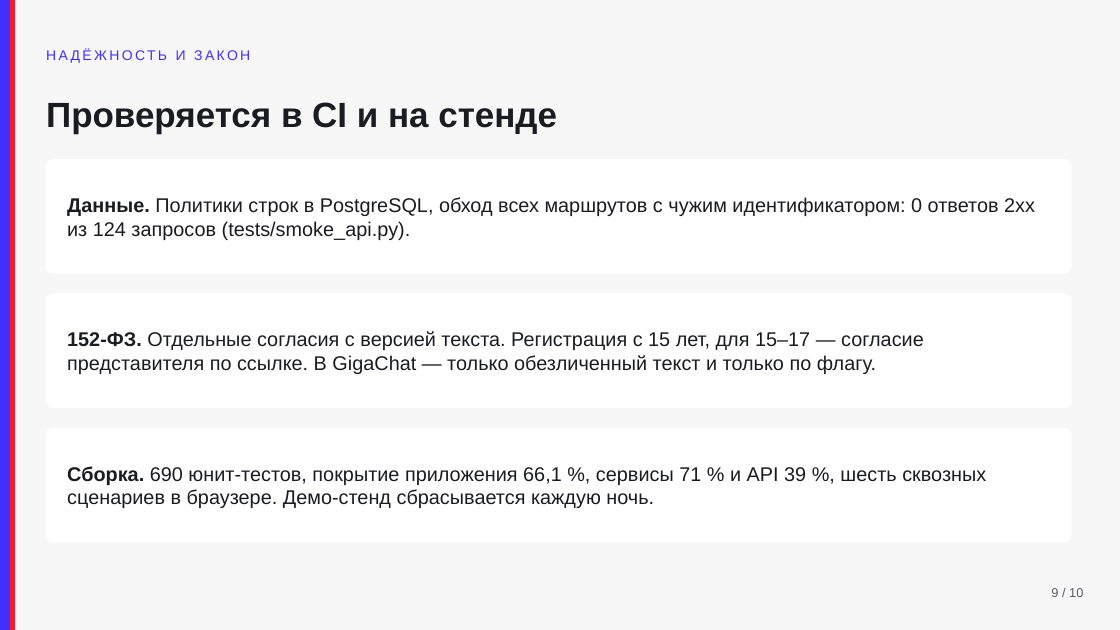
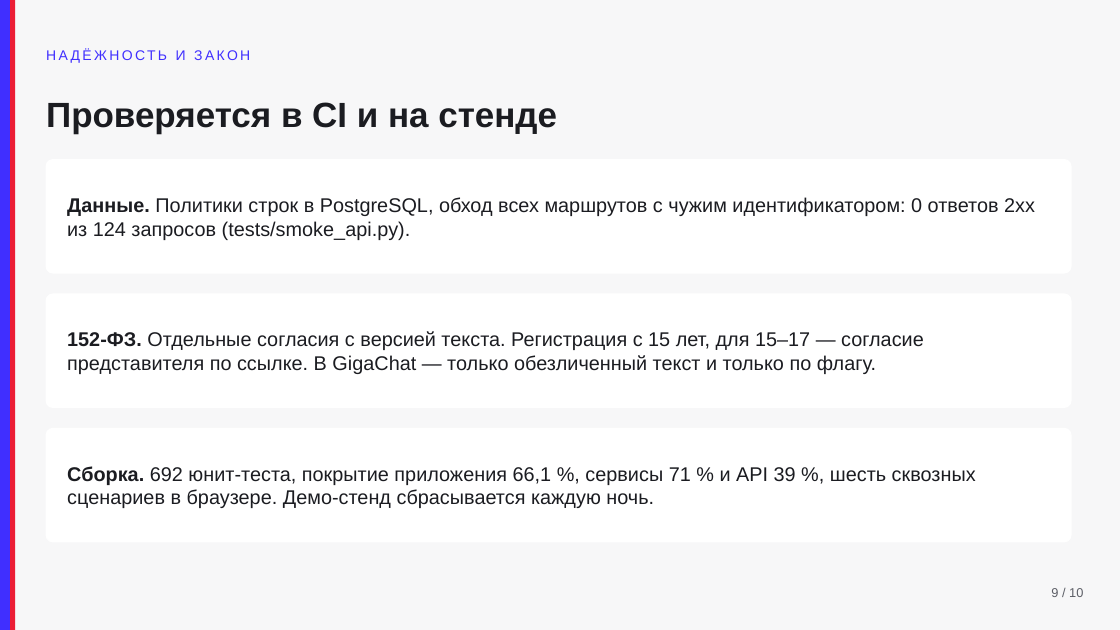
Before and after one commit to KonkovDV/fsp-talent, a slide deck: slide 9 of docs/pitch.pptx. Drawn at 1120x630 pixels with LibreOffice and Linux fonts; fonts in the diff are those of the drawing. Boxes give left, top, right and bottom in pixels: in the first picture for what was removed or moved away, otherwise in the second. Text is boxed around its words. In the diff, an @@ line names an element or a change of style, - is before the commit and + after.

```diff
--- a/docs/pitch.pptx
+++ b/docs/pitch.pptx
@@ text at (67, 466, 976, 508): text changed @@
-Сборка. 690 юнит-тестов, покрытие приложения 66,1 %, сервисы 71 % и API 39 %, шесть сквозных сценариев в браузере. Демо-стенд сбрасывается каждую ночь.
+Сборка. 692 юнит-теста, покрытие приложения 66,1 %, сервисы 71 % и API 39 %, шесть сквозных сценариев в браузере. Демо-стенд сбрасывается каждую ночь.
```
Also in this commit, not shown: 18 other files.
